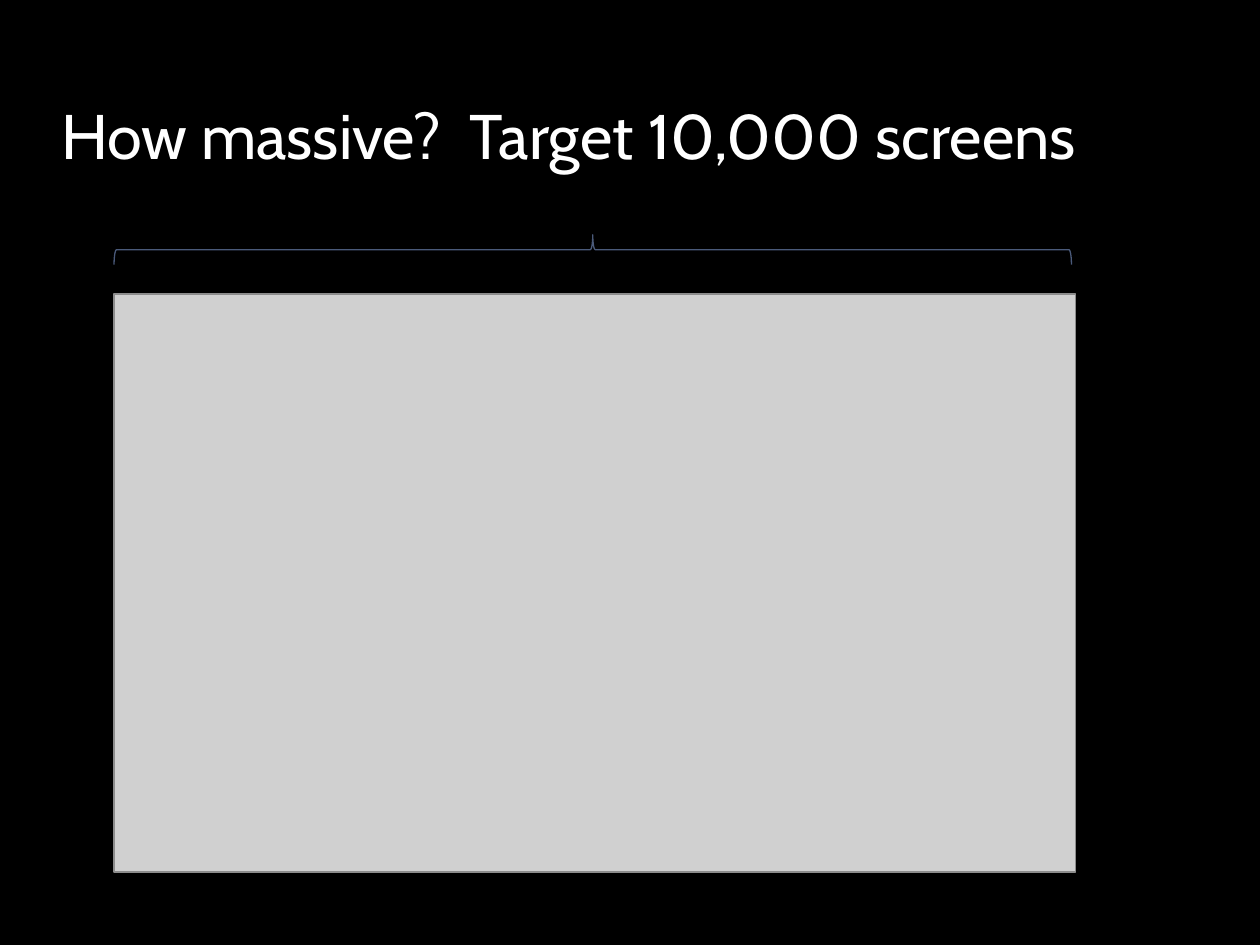
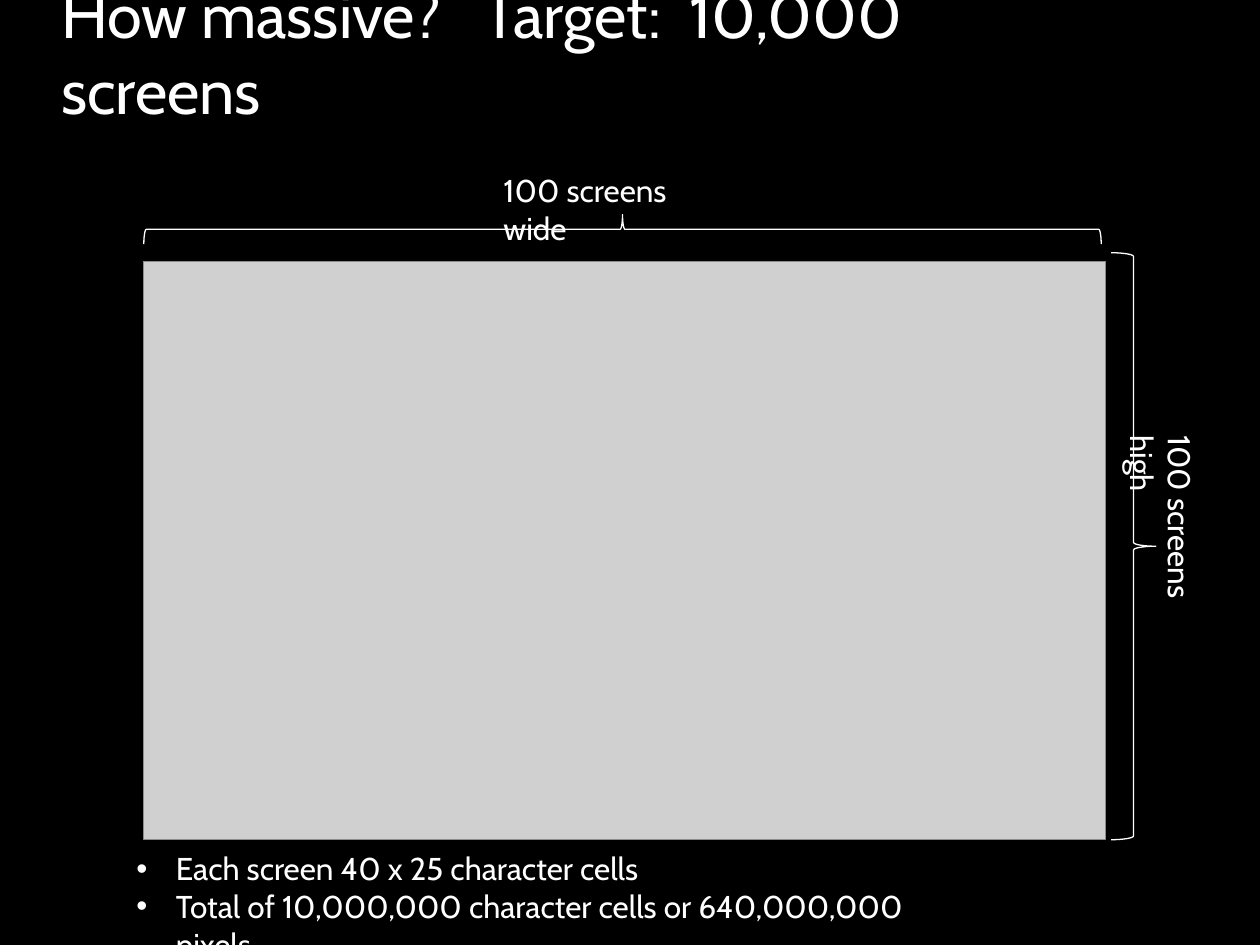
Before and after one commit to LeifBloomquist/Vortex, a slide deck: slide 5 of Docs/Vortex ECCC 2013.pptx (slide 4 before the commit). Drawn at 1260x945 pixels with LibreOffice and Linux fonts; fonts in the diff are those of the drawing; grey boxes stand for pictures; background and template pictures are left out. Boxes give left, top, right and bottom in pixels: in the first picture for what was removed or moved away, otherwise in the second. Text is boxed around its words. In the diff, an @@ line names an element or a change of style, - is before the commit and + after.

```diff
--- a/Docs/Vortex ECCC 2013.pptx
+++ b/Docs/Vortex ECCC 2013.pptx
@@ title at (61,0,903,115): text changed @@
-How massive? Target 10,000 screens
+How massive? Target: 10,000 screens
@@ text added at (503,179,667,241), 18 pt, text #FFFFFF @@
+100 screens wide
@@ left brace: place and size @@
-left brace at (115,234,1072,265)
+left brace at (144,214,1101,244)
@@ left brace at (144,214,1101,244): outline #4A5A7A 0.75 pt to #FFFFFF 0.75 pt @@
@@ picture: place and size @@
-picture at (115,294,1076,872)
+picture at (144,261,1105,839)
@@ left brace added at (1111,253,1155,840), outline #FFFFFF 0.75 pt @@
@@ text added at (1122,440,1198,596), 18 pt, text #FFFFFF @@
+100 screens high
@@ text added at (176,856,902,922), 18 pt, text #FFFFFF @@
+• Each screen 40 x 25 character cells
+• Total of 10,000,000 character cells or 640,000,000 pixels
```
Also in this commit, not shown: 6 other slides changed, 4 slides added, 11 other files.
